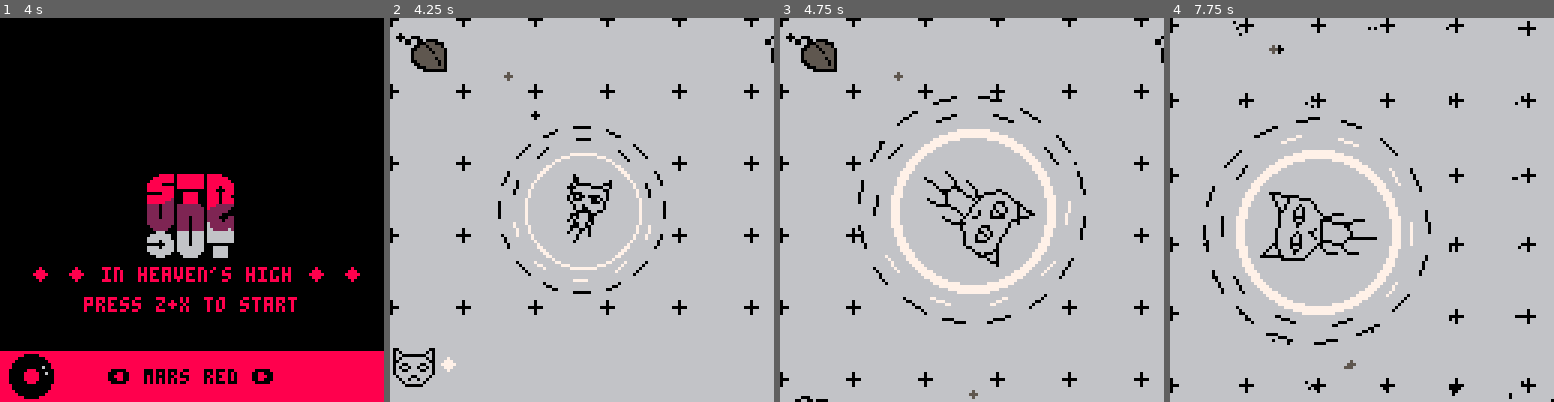
Above: before the commit, frames 1-4 (left to right).
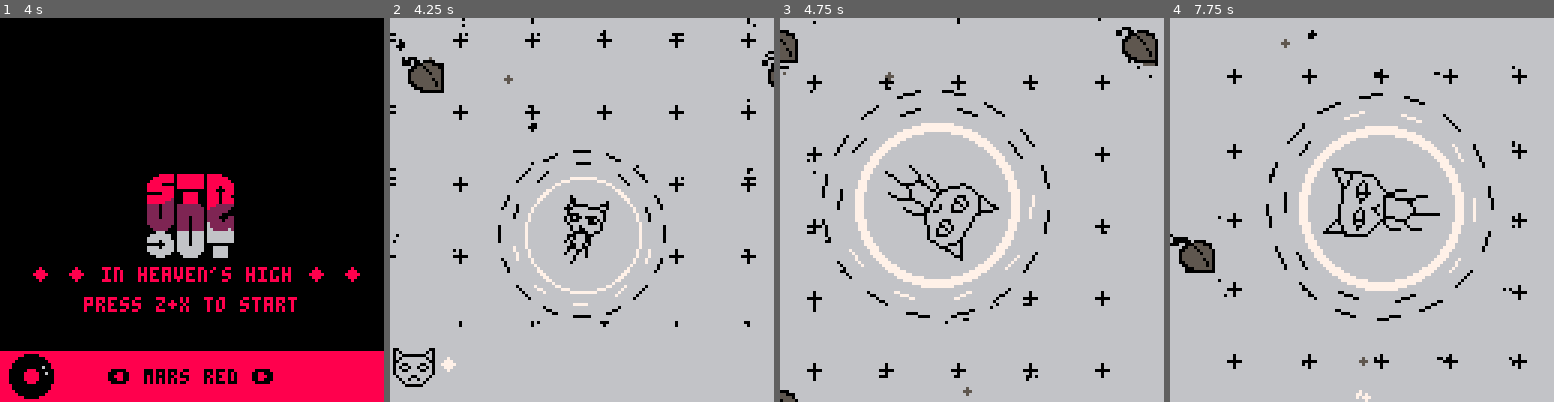
Above: after the commit, the same moments.

Repository: ianmart1n/AGBIC2016
Game: PICO-8 cartridge strungout.p8
The game is run twice, just before and just after one commit, with the same random seed, the same clock (stepped at 60 frames per second) and the same inputs.
Inputs:
- Up to frame 1 (4 s): tap X (X key) at 0.33, 1.07, 1.85, 2.97 s; tap O (Z key) at 0.7, 1.7, 2.1, 2.5, 2.9, 3.3, 3.7 s; hold Right 1.6-2.1 s; hold Up 2.15-2.42 s; hold Right 2.47-3.03 s; hold Left 3.08-3.58 s; hold Down 3.63-3.97 s
- Up to frame 2 (4.25 s): hold Right from 4.02 s (still down); tap X (X key) at 4.08 s; tap O (Z key) at 4.1 s
- Up to frame 3 (4.75 s): tap O (Z key) at 4.5 s; release Right at 4.68 s; hold Up from 4.73 s (still down)
- Up to frame 4 (7.75 s): tap O (Z key) every 0.4 s from 4.9 to 7.7 s; release Up at 5.03 s; hold Left 5.08-5.68 s; tap X (X key) at 5.2, 6.32, 7.43 s; hold Down 5.73-6.03 s; hold Right 6.08-6.58 s; hold Right 6.63-7.13 s; hold Up 7.18-7.45 s; hold Right from 7.5 s (still down)

Frame 1 is identical in both runs. In frame 2, 7.9% of the frame differs, in the area x 0-100%, y 0-81%; in frame 3, 14%, in the area x 0-100%, y 0-100%; in frame 4, 13%.

Commit message:
cam lerps to slightly in front of cat

Diff:
--- a/strungout.p8
+++ b/strungout.p8
@@ -651,12 +651,16 @@
 
   cat.a += cat.v_a
 
-  cat.p[1] += cos(cat.a-0.25)*cat.v_p
-  cat.p[2] += sin(cat.a-0.25)*cat.v_p
+  local ca=cos(cat.a-0.25)
+  local sa=sin(cat.a-0.25)
+  cat.p[1] += ca*cat.v_p
+  cat.p[2] += sa*cat.v_p
 
   cat_mesh.s=1+sin(time())/10
 
   local d={cam.p[1],cam.p[2]}
+  cam.p = v_lerp(cam.p, v_add(cat.p,{ca*-32,sa*-32}), 0.1)
+
   cam.p[1] = lerp(cam.p[1], cat.p[1], 0.1)
   cam.p[2] = lerp(cam.p[2], cat.p[2], 0.1)
   d = v_sub(cam.p,d)
